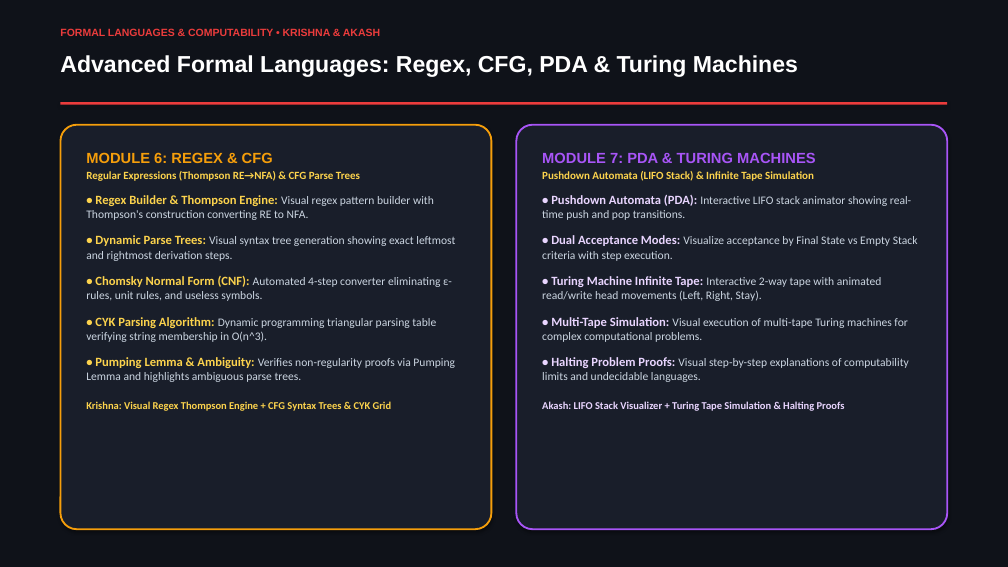
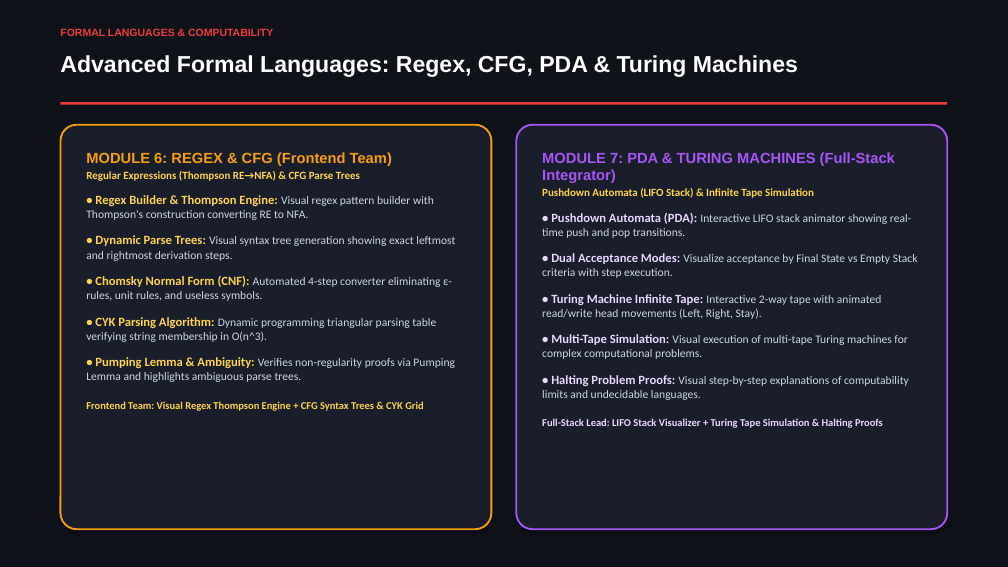
Before and after one commit to akash20065ray-sys/Logic_verse, a slide deck: slide 12 of LogicVerse_Presentation_Without_Names.pptx. Drawn at 1008x567 pixels with LibreOffice and Linux fonts; fonts in the diff are those of the drawing. Boxes give left, top, right and bottom in pixels: in the first picture for what was removed or moved away, otherwise in the second. Text is boxed around its words. In the diff, an @@ line names an element or a change of style, - is before the commit and + after.

Commit message:
Align team member roles, modules, and full-stack ownership across slides and paper

```diff
--- a/LogicVerse_Presentation_Without_Names.pptx
+++ b/LogicVerse_Presentation_Without_Names.pptx
@@ text at [60, 28, 273, 36]: text changed @@
-FORMAL LANGUAGES & COMPUTABILITY • KRISHNA & AKASH
+FORMAL LANGUAGES & COMPUTABILITY
@@ text in rounded rectangle at [86, 152, 392, 166]: text changed @@
-MODULE 6: REGEX & CFG
+MODULE 6: REGEX & CFG (Frontend Team)
@@ text in rounded rectangle at [542, 152, 895, 183]: text changed @@
-MODULE 7: PDA & TURING MACHINES
+MODULE 7: PDA & TURING MACHINES (Full-Stack Integrator)
@@ text in rounded rectangle at [86, 401, 424, 411]: text changed @@
-Krishna: Visual Regex Thompson Engine + CFG Syntax Trees & CYK Grid
+Frontend Team: Visual Regex Thompson Engine + CFG Syntax Trees & CYK Grid
@@ text in rounded rectangle at [542, 418, 883, 428]: text changed @@
-Akash: LIFO Stack Visualizer + Turing Tape Simulation & Halting Proofs
+Full-Stack Lead: LIFO Stack Visualizer + Turing Tape Simulation & Halting Proofs
```
Also in this commit, not shown: 7 other slides changed, 4 other files.
